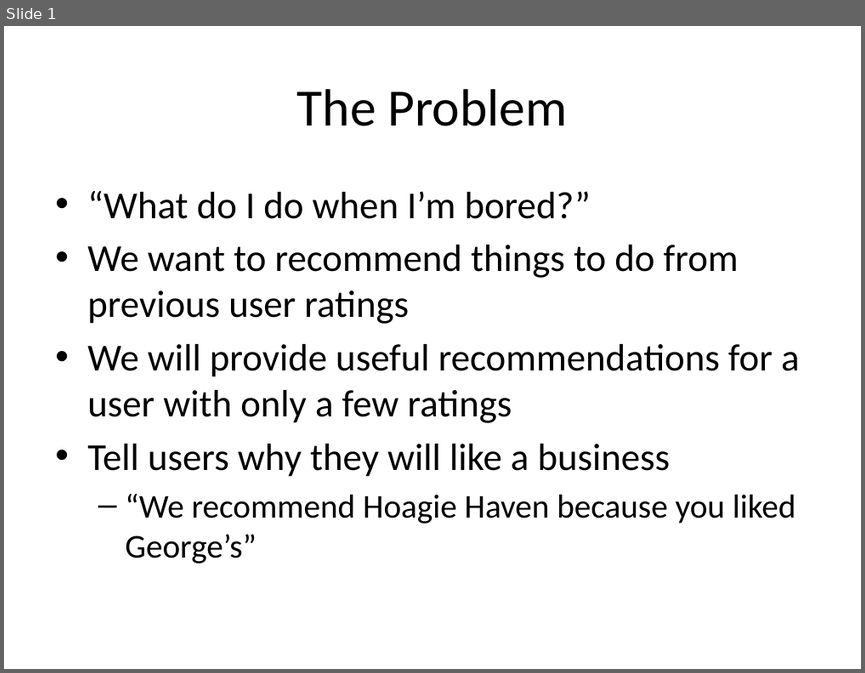
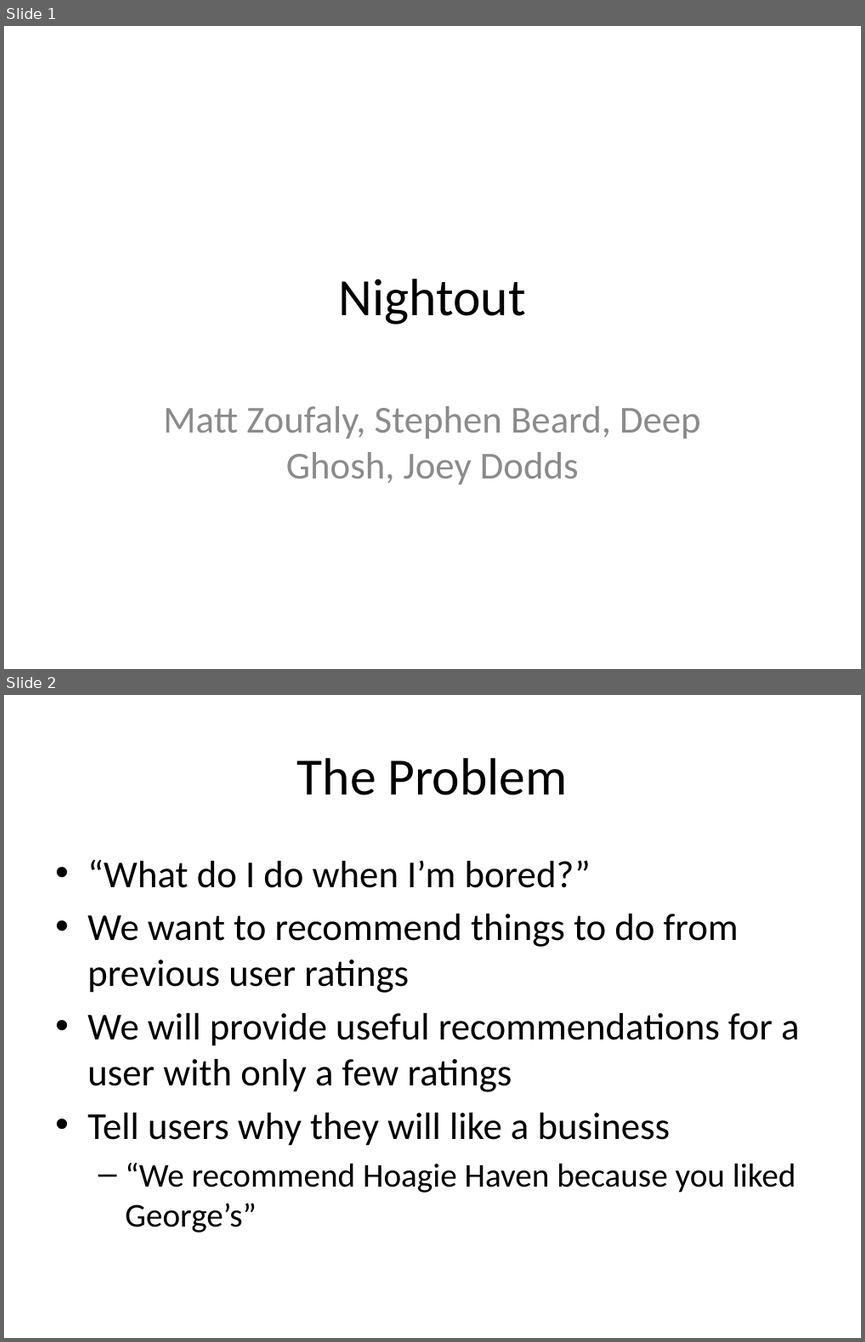
Before and after one commit to zouf/AllSortz, a slide deck: docs/slides.pptx. Shown one above the other, each under a label of ours: slide 1 before the commit, slides 1 and 2 after it. The pictures are 865x673 and 865x1342 pixels, drawn with LibreOffice and Linux fonts; fonts in the diff are those of the drawing. Boxes give left, top, right and bottom in pixels: in the first picture for what was removed or moved away, otherwise in the second. Text is boxed around its words. In the diff, an @@ line names an element or a change of style, - is before the commit and + after.

Commit message:
slide update

```diff
--- a/docs/slides.pptx
+++ b/docs/slides.pptx
@@ slide 1 added at (x1=4, y1=26, x2=861, y2=669), background #FFFFFF @@
@@ title added at (x1=339, y1=278, x2=526, y2=324), 44 pt, text #000000 @@
+Nightout
@@ subtitle added at (x1=163, y1=406, x2=701, y2=484), 32 pt, text #8C8C8C @@
+Matt Zoufaly, Stephen Beard, Deep Ghosh, Joey Dodds
@@ what was slide 1 is now slide 2 @@
```
Also in this commit, not shown: 1 other file.
